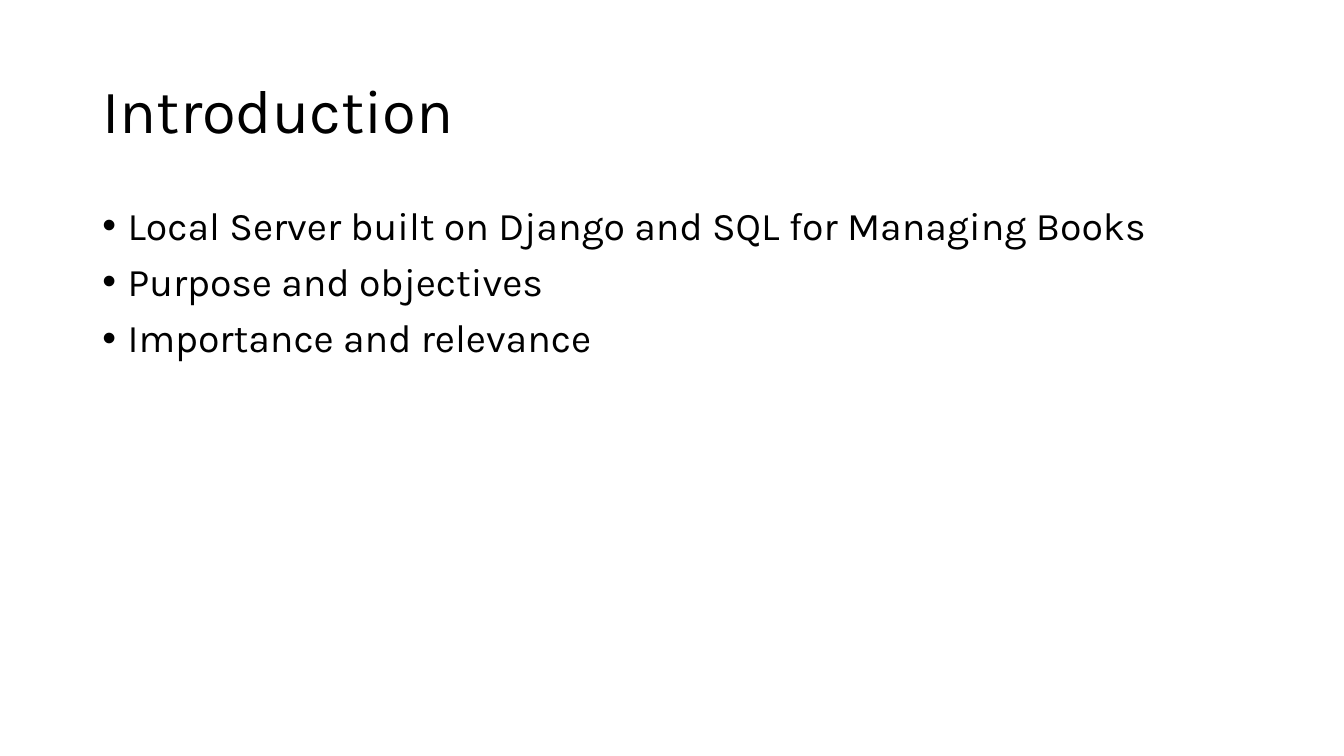
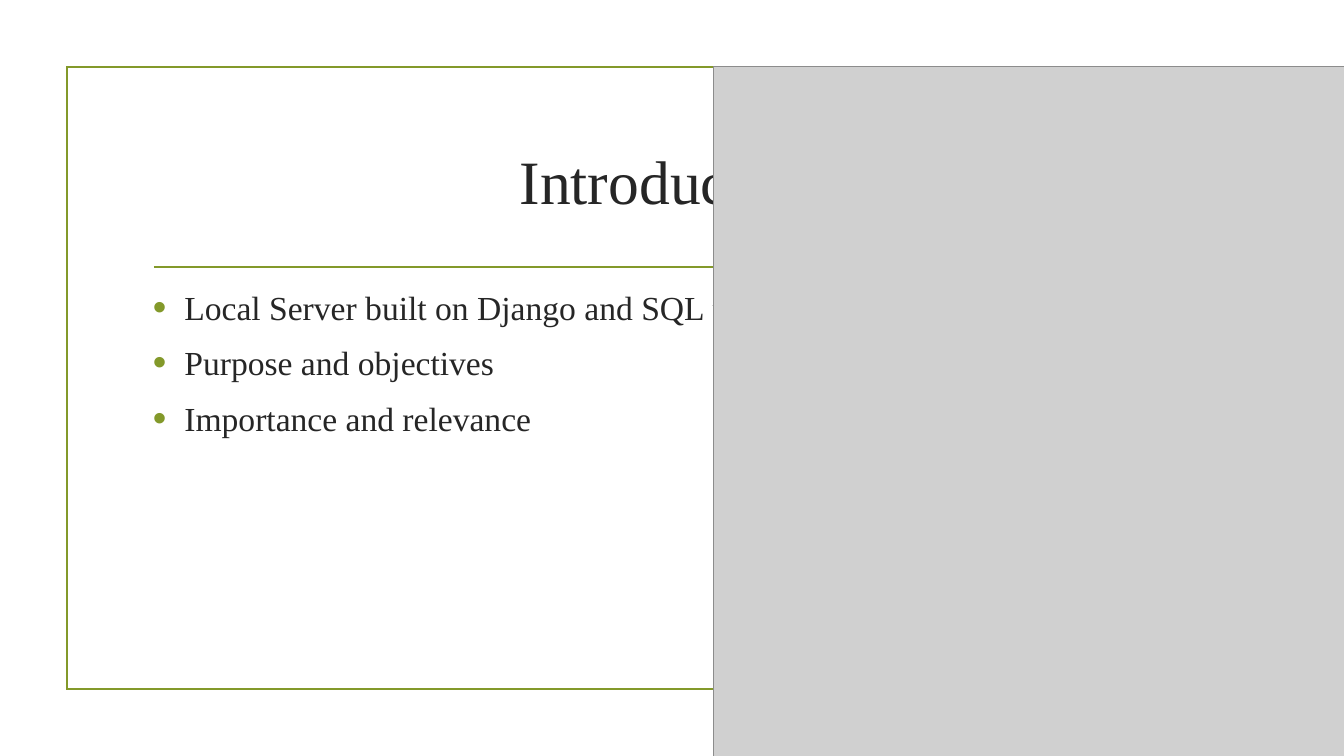
Before and after one commit to WakeTechBrandon/Bombastic-Bookstore, a slide deck: slide 2 of ProjectPresentation.pptx. Drawn at 1344x756 pixels with LibreOffice and Linux fonts; fonts in the diff are those of the drawing; grey boxes stand for pictures; background and template pictures are left out. Boxes give left, top, right and bottom in pixels: in the first picture for what was removed or moved away, otherwise in the second. Text is boxed around its words. In the diff, an @@ line names an element or a change of style, - is before the commit and + after.

Commit message:
Powerpoint Theme
Added images and changed some layouts of slides.

Also deleted duplicated body tag in View_All.html

```diff
--- a/ProjectPresentation.pptx
+++ b/ProjectPresentation.pptx
@@ rectangle added at bbox=[67, 68, 1276, 690], outline #83992A 1.25 pt @@
@@ picture added at bbox=[714, 67, 1344, 756] @@
@@ title "Introduction": place and size @@
-title "Introduction" at bbox=[102, 90, 453, 134]
+title "Introduction" at bbox=[520, 156, 824, 216]
@@ title "Introduction" at bbox=[520, 156, 824, 216]: font Karla to Times New Roman, text colour #000000 to #262626; alignment left to centre; line spacing 0.9 to 1 @@
@@ line added from (154, 267) to (1191, 267), #83992A 1.25 pt @@
@@ text "Local Server built on Django ...": place and size @@
-text "Local Server built on Django ..." at bbox=[128, 213, 1146, 362]
+text "Local Server built on Django ..." at bbox=[184, 294, 751, 437]
@@ text "Local Server built on Django ..." at bbox=[184, 294, 751, 437]: size 28 to 24 pt, font Karla to Times New Roman, text colour #000000 to #262626; indent changed; line spacing 0.9 to 1 @@
```
Also in this commit, not shown: 12 other slides changed, 1 other file.
